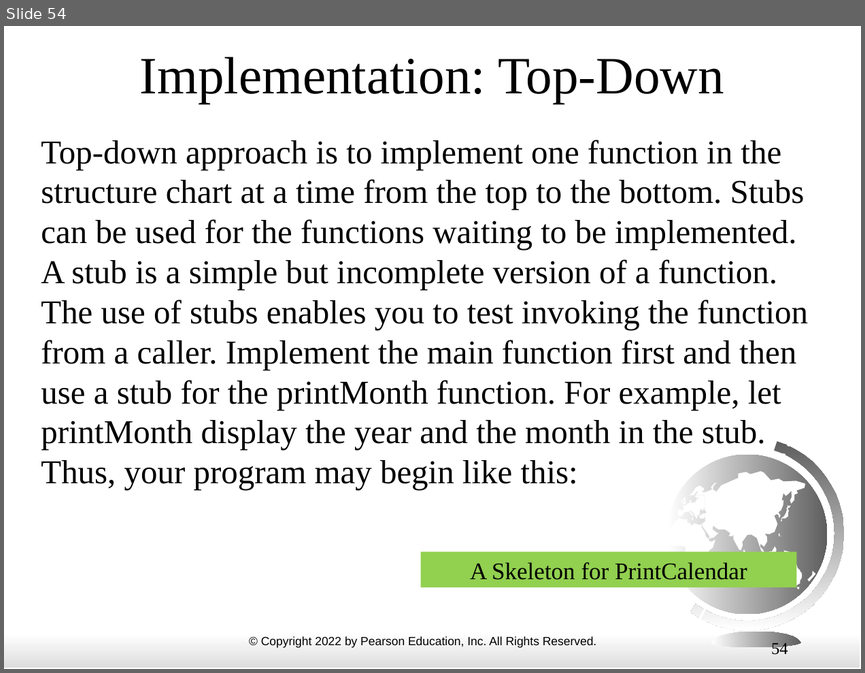
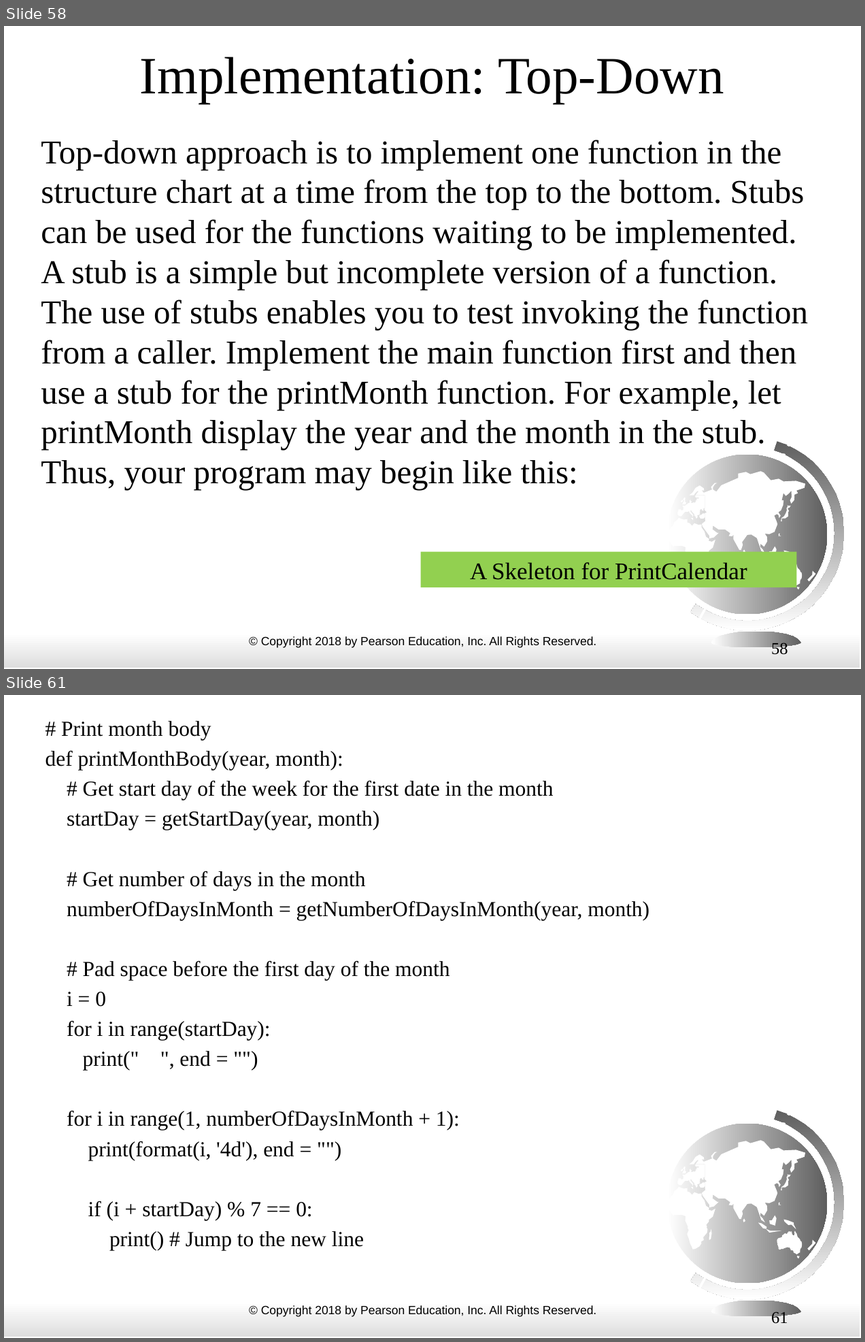
Before and after one commit to alp1991/ECE3_FALL24, a slide deck: ppt_slides/06 functions.pptx. Shown one above the other, each under a label of ours: slide 54 before the commit, slides 58 and 61 after it; the slides between them are not shown. The pictures are 865x673 and 865x1342 pixels, drawn with LibreOffice and Linux fonts; fonts in the diff are those of the drawing. Boxes give left, top, right and bottom in pixels: in the first picture for what was removed or moved away, otherwise in the second. Text is boxed around its words. In the diff, an @@ line names an element or a change of style, - is before the commit and + after.

```diff
--- a/ppt_slides/06 functions.pptx
+++ b/ppt_slides/06 functions.pptx
@@ slide 61 added at bbox=[4, 695, 861, 1338], background #FFFFFF; not listed: 24 template elements that a slide beside it also shows @@
@@ text added at bbox=[45, 721, 649, 1250], 18 pt, text #000000 @@
+# Print month body
+def printMonthBody(year, month):
+# Get start day of the week for the first date in the month
+startDay = getStartDay(year, month)
+# Get number of days in the month
+numberOfDaysInMonth = getNumberOfDaysInMonth(year, month)
+# Pad space before the first day of the month
+i = 0
+for i in range(startDay):
+print(" ", end = "")
+for i in range(1, numberOfDaysInMonth + 1):
+print(format(i, '4d'), end = "")
+if (i + startDay) % 7 == 0:
+print() # Jump to the new line
@@ freeform shape added at bbox=[758, 1222, 781, 1232], fill #FFFFFF @@
@@ freeform shape added at bbox=[709, 1229, 712, 1240], fill #FFFFFF @@
@@ page number added at bbox=[771, 1312, 788, 1326], 14 pt, text #000000 @@
+61
@@ what was slide 54 is now slide 58 @@
@@ slide 58 changed as well @@
@@ text at bbox=[261, 636, 597, 648]: text changed @@
-© Copyright 2022 by Pearson Education, Inc. All Rights Reserved.
+© Copyright 2018 by Pearson Education, Inc. All Rights Reserved.
@@ page number at bbox=[771, 642, 788, 657]: text changed @@
-54
+58
```
Also in this commit, not shown: 55 other slides changed, 11 other slides added.
